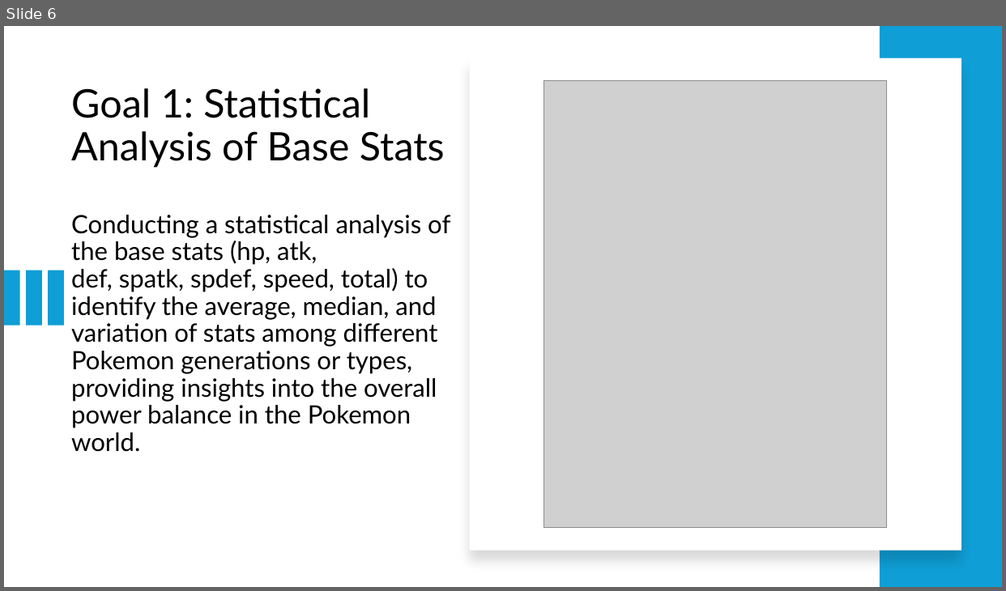
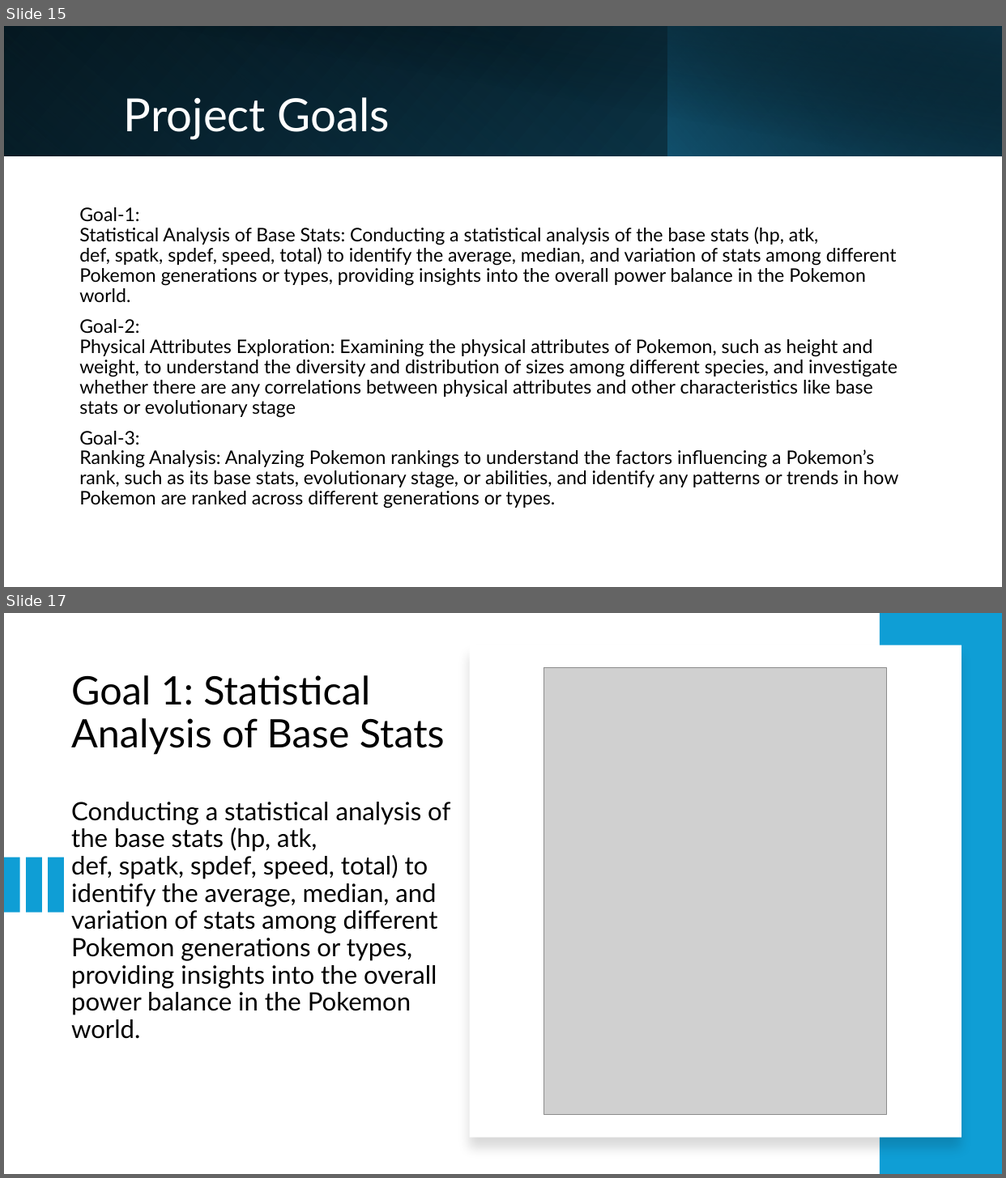
Before and after one commit to ManasaAkula/DataWizards_BigdataProject, a slide deck: Data Wizards.pptx. Shown one above the other, each under a label of ours: slide 6 before the commit, slides 15 and 17 after it; the slides between them are not shown. The pictures are 1006x591 and 1006x1178 pixels, drawn with LibreOffice and Linux fonts; fonts in the diff are those of the drawing; grey boxes stand for pictures. Boxes give left, top, right and bottom in pixels: in the first picture for what was removed or moved away, otherwise in the second. Text is boxed around its words. In the diff, an @@ line names an element or a change of style, - is before the commit and + after.

```diff
--- a/Data Wizards.pptx
+++ b/Data Wizards.pptx
@@ slide 15 added at <box>4,26,1002,587</box>, background #FFFFFF @@
@@ rectangle added at <box>4,26,1002,156</box>, fill gradient #000000 to #104862 @@
@@ rectangle added at <box>4,26,669,156</box>, fill gradient #156082 to #0B3041 @@
@@ rectangle added at <box>41,26,1002,157</box>, fill gradient #000000 to #0B3041 @@
@@ rectangle added at <box>668,26,1002,156</box>, fill gradient #156082 to #000000 @@
@@ title added at <box>124,97,390,140</box>, 44 pt, text #FFFFFF @@
+Project Goals
@@ text added at <box>79,207,899,509</box>, 18 pt, text #000000 @@
+Goal-1:
+Statistical Analysis of Base Stats: Conducting a statistical analysis of the base stats (hp, atk, def, spatk, spdef, speed, total) to identify the average, median, and variation of stats among different Pokemon generations or types, providing insights into the overall power balance in the Pokemon world.
+Goal-2:
+Physical Attributes Exploration: Examining the physical attributes of Pokemon, such as height and weight, to understand the diversity and distribution of sizes among different species, and investigate whether there are any correlations between physical attributes and other characteristics like base stats or evolutionary stage
+Goal-3:
+Ranking Analysis: Analyzing Pokemon rankings to understand the factors influencing a Pokemon’s rank, such as its base stats, evolutionary stage, or abilities, and identify any patterns or trends in how Pokemon are ranked across different generations or types.
@@ what was slide 6 is now slide 17 @@
```
Also in this commit, not shown: 1 slide changed, 10 other slides added.
